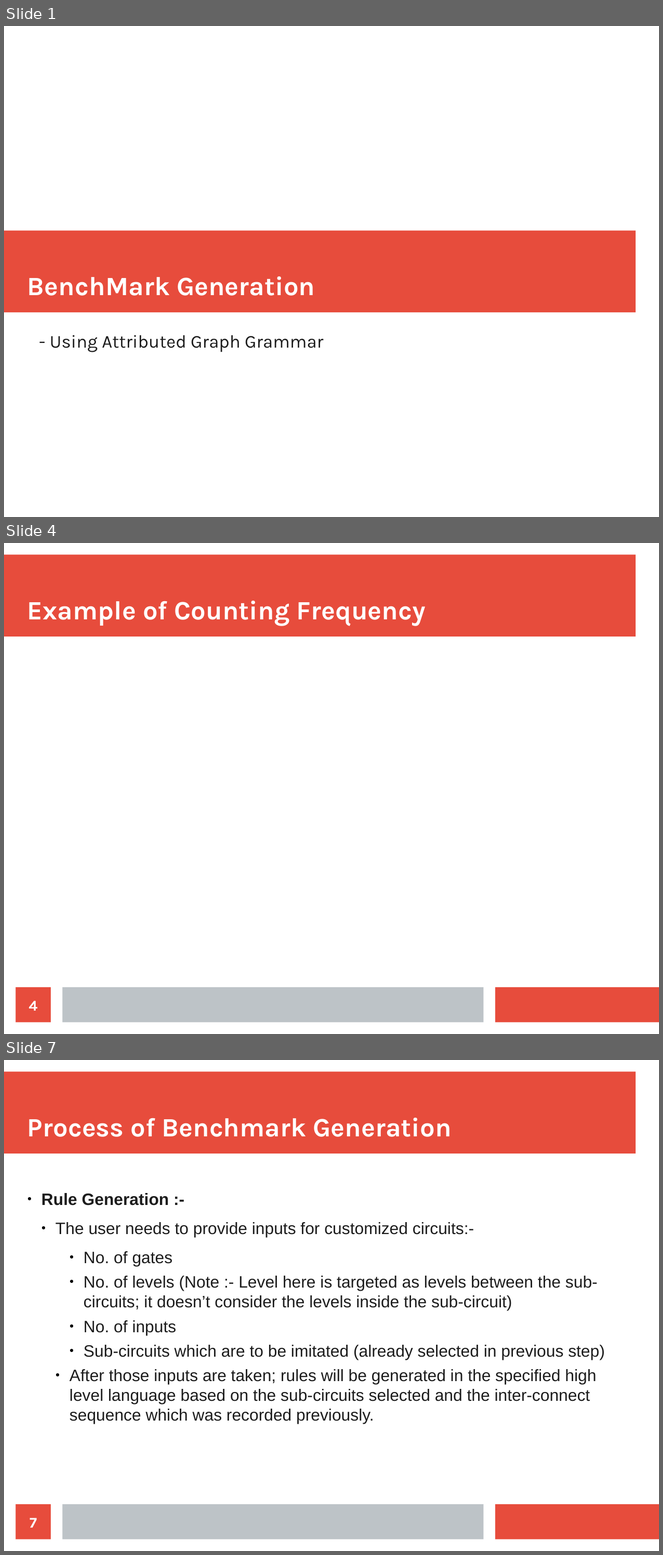
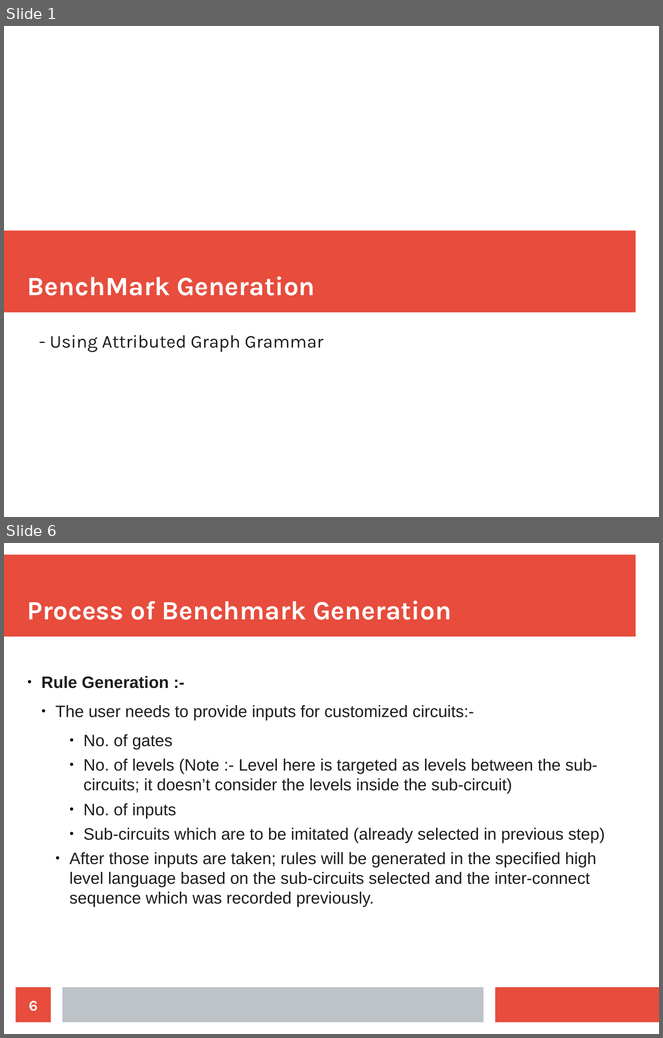
Before and after one commit to amarkant23394/upgraded_attributed_graph_grammars_tool, a slide deck: Attributed_graph_Grammar/Antlr/benchmark_generation_process.odp. Shown one above the other, each under a label of ours: slides 1, 4 and 7 before the commit, slides 1 and 6 after it; the slides between them are not shown. The pictures are 663x1555 and 663x1038 pixels, drawn with LibreOffice and Linux fonts; fonts in the diff are those of the drawing. Boxes give left, top, right and bottom in pixels: in the first picture for what was removed or moved away, otherwise in the second. Text is boxed around its words. In the diff, an @@ line names an element or a change of style, - is before the commit and + after.

```diff
--- a/Attributed_graph_Grammar/Antlr/benchmark_generation_process.odp
+++ b/Attributed_graph_Grammar/Antlr/benchmark_generation_process.odp
@@ slide 4 removed at <box>4,543,659,1034</box>, background #FFFFFF; not listed: 3 template elements that a slide beside it also shows @@
@@ title removed at <box>27,601,426,626</box> @@
-Example of Counting Frequency
@@ page number removed at <box>16,988,51,1023</box> @@
-4
@@ what was slide 7 is now slide 6 @@
@@ page number at <box>29,1001,38,1012</box>: text changed @@
-7
+6
```
Also in this commit, not shown: 6 slides changed, 1 slide added, 1 other file.
